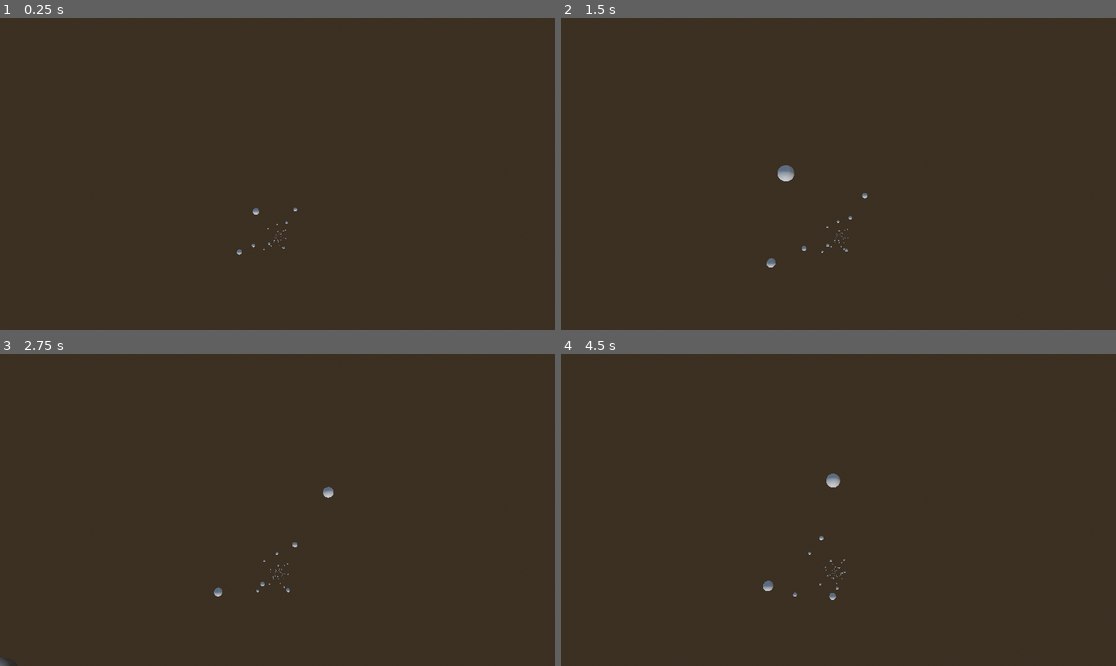
Above: before the commit, frames 1-4 (two rows, left to right).
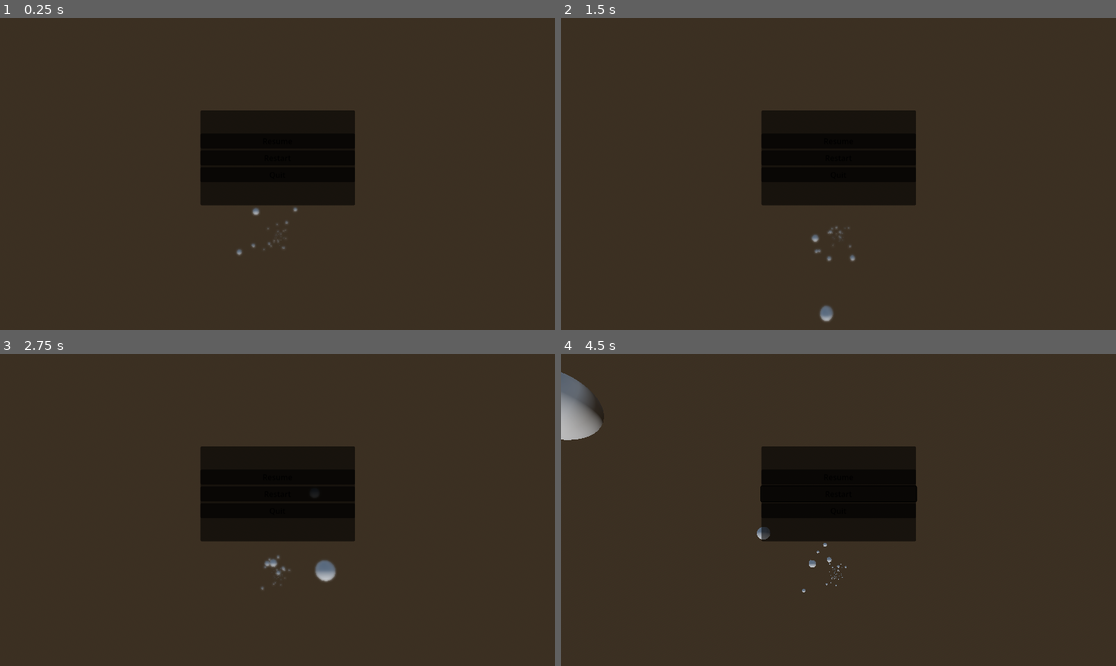
Above: after the commit, the same moments.

Repository: crfews/space-jam
Game: Godot game, scene res://testing/game.tscn
Same seed, same stepped clock (60 frames per second), same inputs: the game is played once before the commit and once after it.
Inputs (mouse positions are in pixels of both pictures, inside the frame that each line leads up to):
- Up to frame 1 (0.25 s): no input
- Up to frame 2 (1.5 s): click (838, 158) at 0.5 s, where only the run after the commit has a clickable "Restart"; click (838, 158) at 1.25 s, where only the run after the commit has a clickable "Restart"
- Up to frame 3 (2.75 s): click (277, 494) at 2 s, where only the run after the commit has a clickable "Restart"
- Up to frame 4 (4.5 s): click (838, 475) at 2.75 s, where only the run after the commit has a clickable "Resume"; tap Enter (ui_accept) at 3.5, 3.77 s; hold Right (ui_right) 3.53-4.28 s; hold Down (ui_down) from 4.28 s (still down)

The runs differ from the first frame. In frame 1, 8.5% of the frame differs, in the area x 36-64%, y 29-77%; in frame 2, 8.7%; in frame 3, 8.9%; in frame 4, 9.7%, in the area x 0-65%, y 5-79%.

Commit message:
Wip add pause menue

Diff:
--- a/testing/game.tscn
+++ b/testing/game.tscn
@@ -3,6 +3,7 @@
 [ext_resource type="Script" uid="uid://vo6xavj823b8" path="res://testing/astroidmanager.gd" id="1_p2kcu"]
 [ext_resource type="PackedScene" uid="uid://bjqj3a7xlmdm2" path="res://testing/Astroid_test1.tscn" id="2_tnyjc"]
 [ext_resource type="Script" uid="uid://b1bo2wwvb3ryk" path="res://testing/scripts/character_body_3d.gd" id="3_tnyjc"]
+[ext_resource type="PackedScene" path="res://scenes/pause_menu.tscn" id="4_gfiaf"]
 
 [sub_resource type="ProceduralSkyMaterial" id="ProceduralSkyMaterial_p2kcu"]
 sky_horizon_color = Color(0.66224277, 0.6717428, 0.6867428, 1)
@@ -46,6 +47,10 @@
 
 [node name="Gamemanager" type="Node3D" parent="." unique_id=2077919727]
 
-[node name="Astroidmanager" type="Node3D" parent="Gamemanager" unique_id=802548114]
+[node name="Astroidmanager" type="Node3D" parent="." unique_id=802548114]
 script = ExtResource("1_p2kcu")
 asteroid_scene = ExtResource("2_tnyjc")
+
+[node name="CanvasLayer" type="CanvasLayer" parent="." unique_id=1882802782]
+
+[node name="PauseMenu" parent="CanvasLayer" unique_id=20219420 instance=ExtResource("4_gfiaf")]
--- a/testing/scripts/gamemanager.gd
+++ /dev/null
@@ -1,11 +0,0 @@
-extends Node3D
-
-
-# Called when the node enters the scene tree for the first time.
-func _ready() -> void:
-	pass # Replace with function body.
-
-
-# Called every frame. 'delta' is the elapsed time since the previous frame.
-func _process(delta: float) -> void:
-	pass
